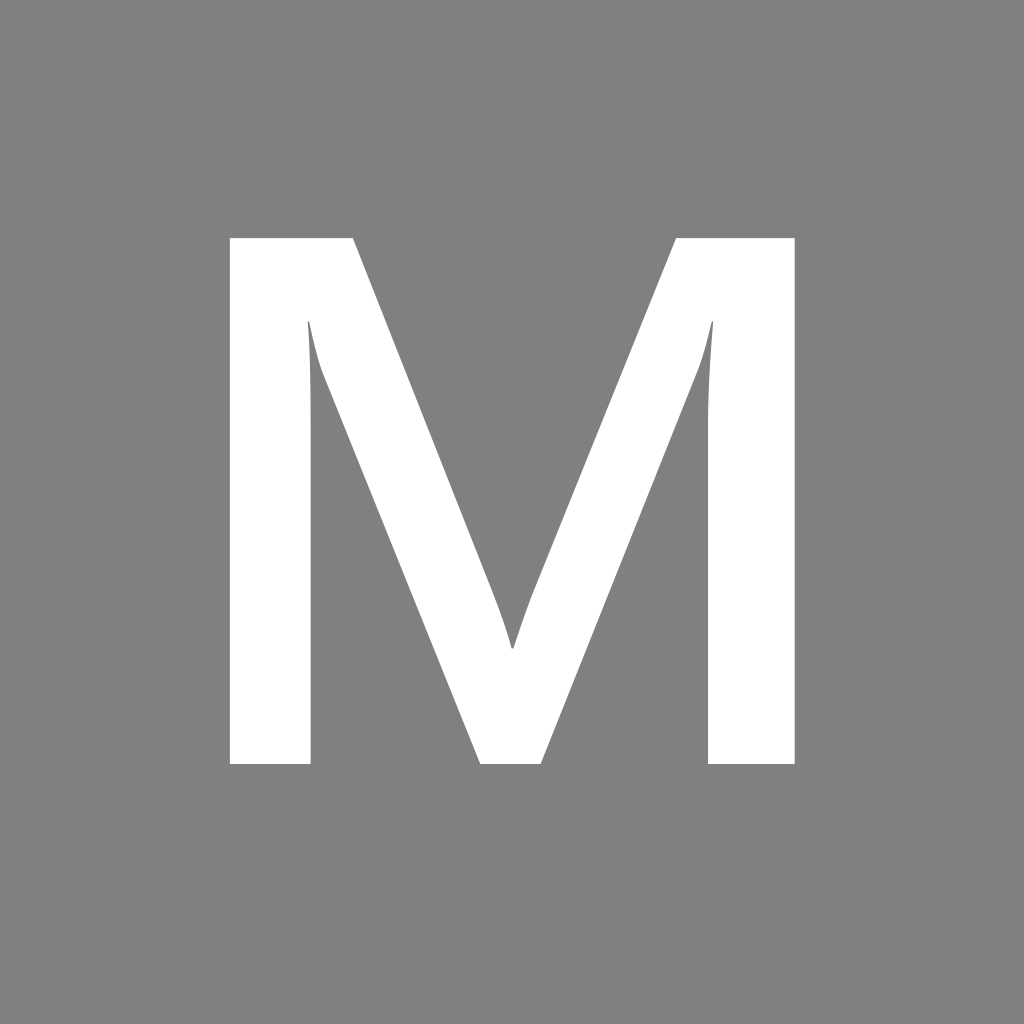
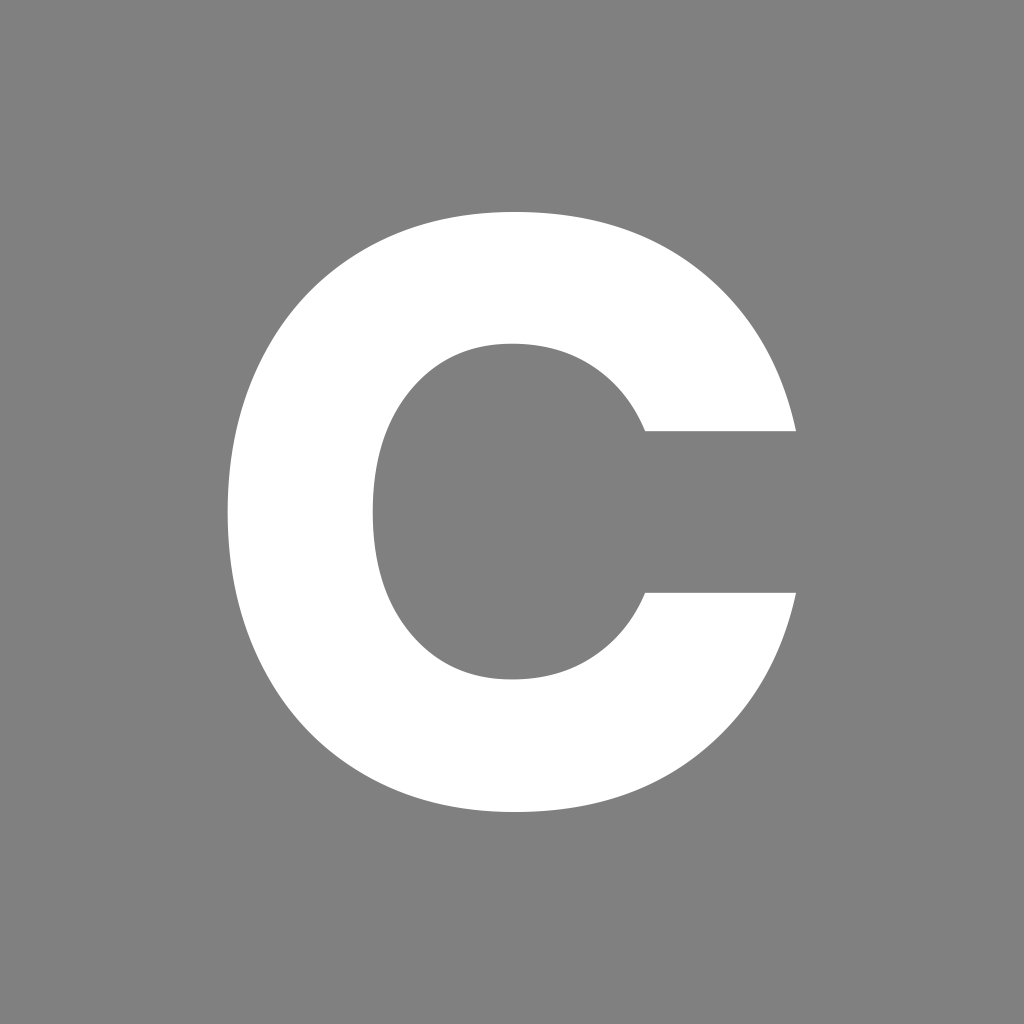
Layered file, before and after one edit (1024px x 1024px). Changes by layer:
removed layer "Text copy 2" over [left=229, top=238, right=795, bottom=764]
renamed "Text" to "C", moved it out of group "V1", painted on it over [left=227, top=212, right=796, bottom=812]
